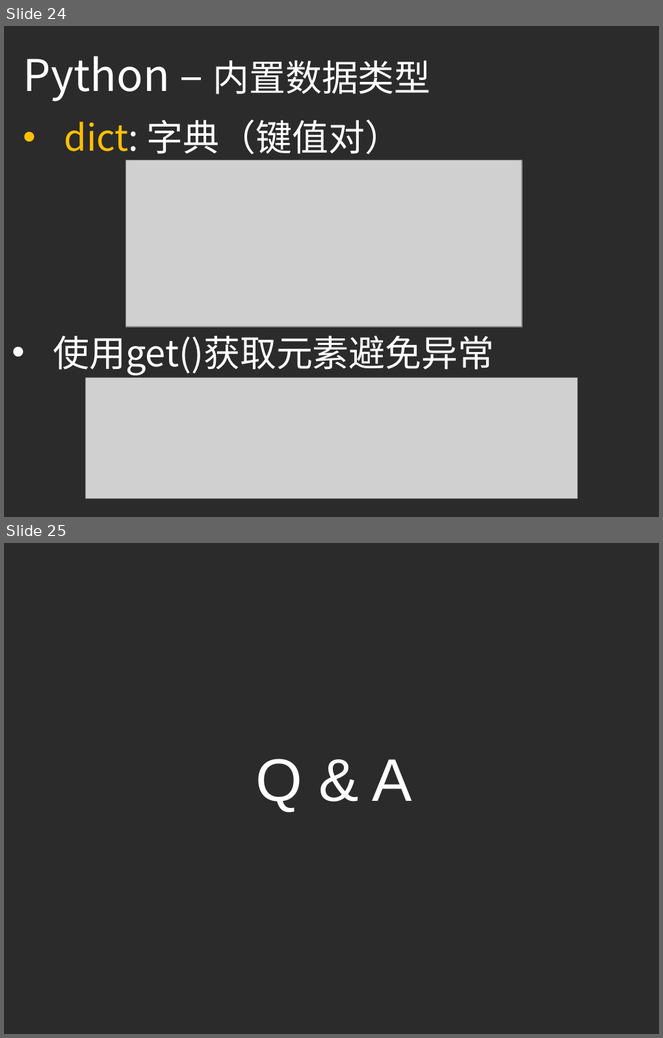
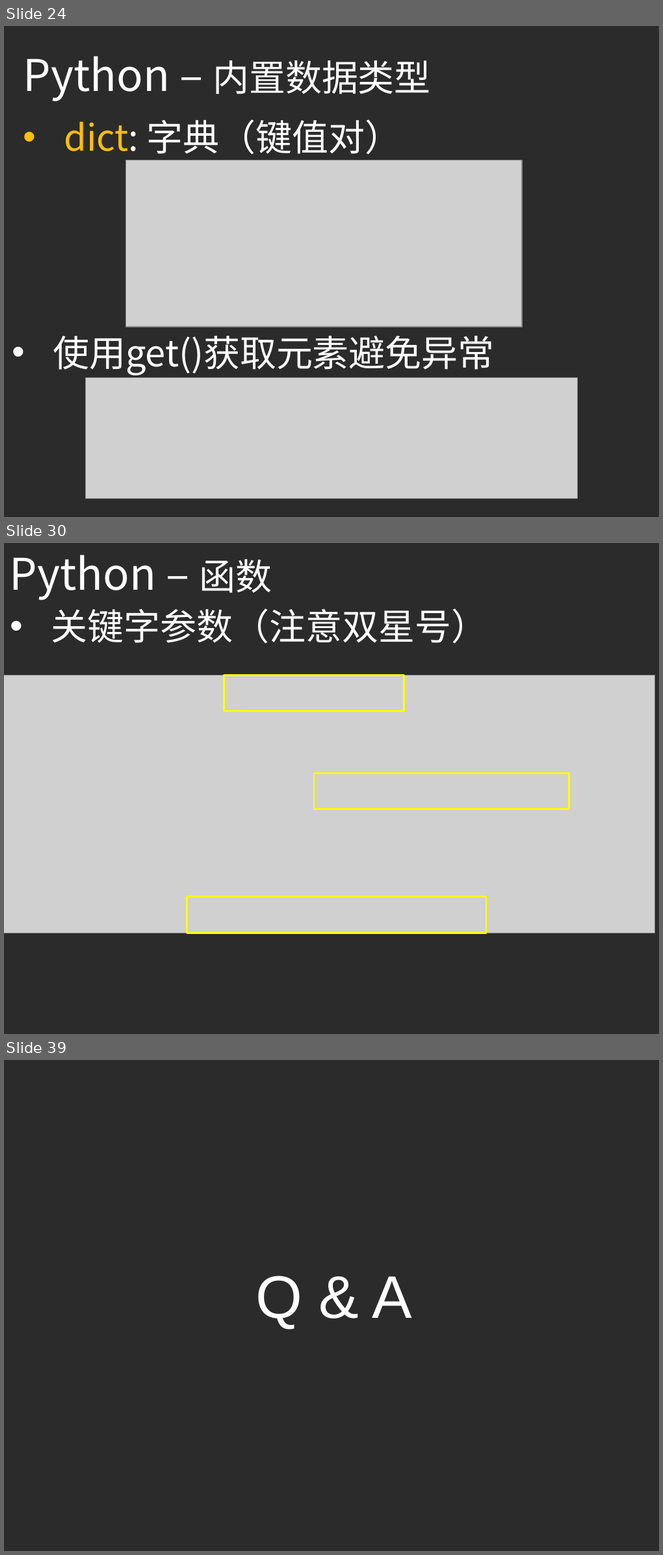
Before and after one commit to ouriris/ml-course, a slide deck: chapter.1/ppt/ML_CH1_Python_Basic.pptx. Shown one above the other, each under a label of ours: slides 24 and 25 before the commit, slides 24, 30 and 39 after it; the slides between them are not shown. The pictures are 663x1038 and 663x1555 pixels, drawn with LibreOffice and Linux fonts; fonts in the diff are those of the drawing; grey boxes stand for pictures; background and template pictures are left out; a plain dark background stands for a picture behind light text. Boxes give left, top, right and bottom in pixels: in the first picture for what was removed or moved away, otherwise in the second. Text is boxed around its words. In the diff, an @@ line names an element or a change of style, - is before the commit and + after.

Commit message:
Update Ch1 ppt, add python basic

```diff
--- a/chapter.1/ppt/ML_CH1_Python_Basic.pptx
+++ b/chapter.1/ppt/ML_CH1_Python_Basic.pptx
@@ slide 30 added at bbox=[4, 543, 659, 1034], background picture (left out) @@
@@ text added at bbox=[10, 555, 272, 600], 48 pt, text #FFFFFF @@
+Python – 函数
@@ text added at bbox=[51, 609, 488, 643], 40 pt, text #FFFFFF @@
+• 关键字参数（注意双星号）
@@ picture added at bbox=[4, 676, 655, 934] @@
@@ rectangle added at bbox=[224, 676, 404, 711], outline #FFFF00 2 pt @@
@@ rectangle added at bbox=[314, 773, 569, 809], outline #FFFF00 2 pt @@
@@ rectangle added at bbox=[187, 897, 487, 933], outline #FFFF00 2 pt @@
@@ what was slide 25 is now slide 39 @@
```
Also in this commit, not shown: 13 other slides added.
